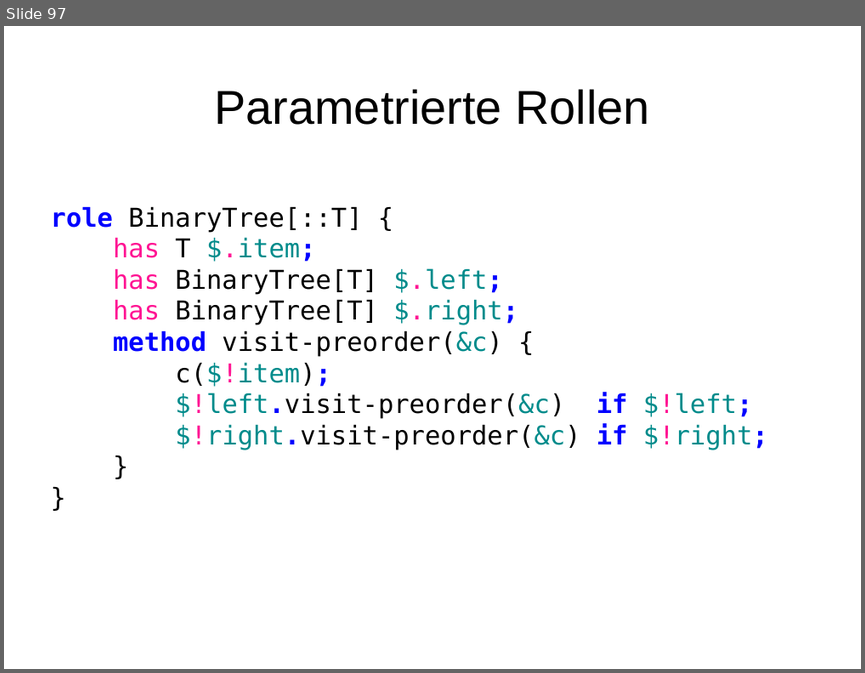
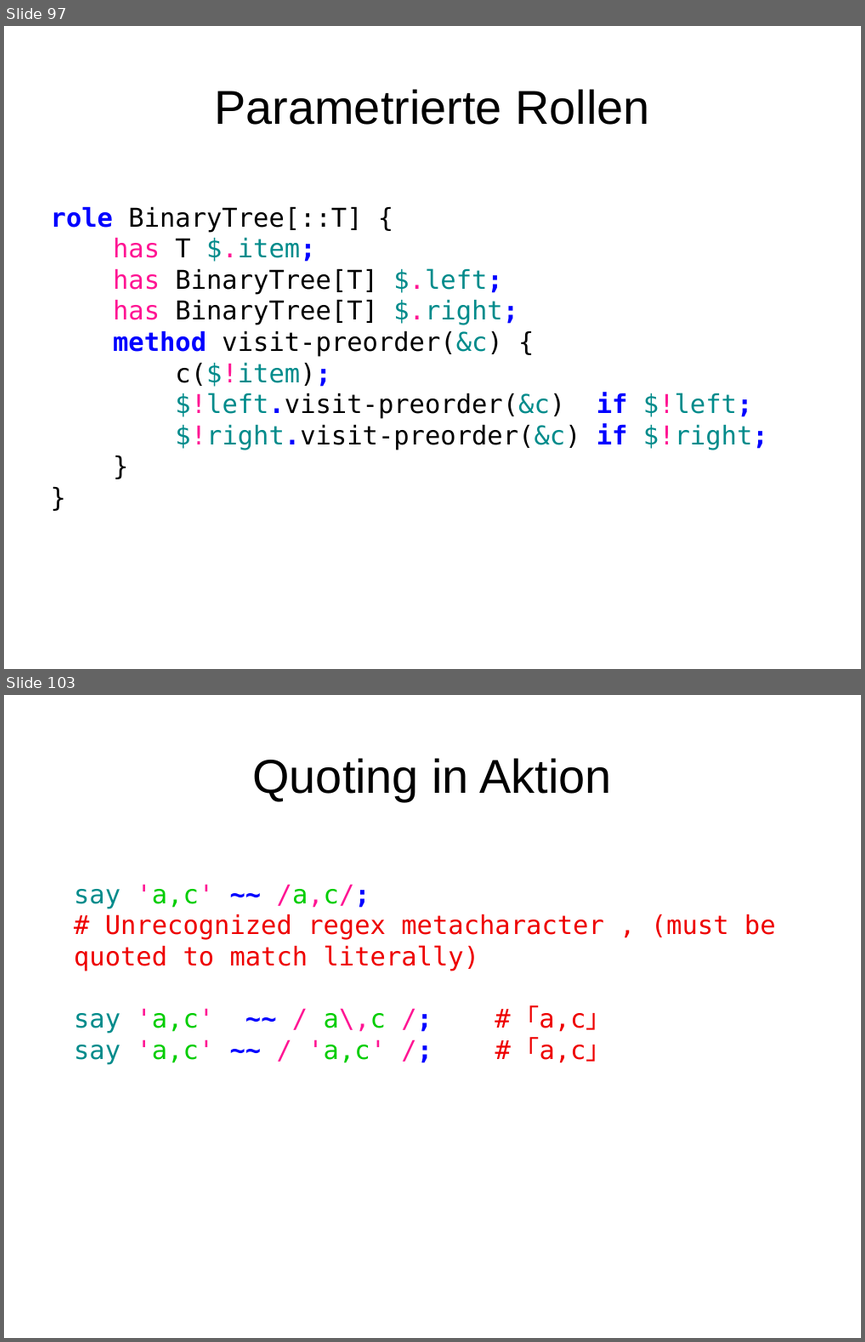
Before and after one commit to moritz/perl6-training-de, a slide deck: schulung.odp. Shown one above the other, each under a label of ours: slide 97 before the commit, slides 97 and 103 after it; the slides between them are not shown. The pictures are 865x673 and 865x1342 pixels, drawn with LibreOffice and Linux fonts; fonts in the diff are those of the drawing. Boxes give left, top, right and bottom in pixels: in the first picture for what was removed or moved away, otherwise in the second. Text is boxed around its words. In the diff, an @@ line names an element or a change of style, - is before the commit and + after.

Commit message:
Regexes, Grammars

```diff
--- a/schulung.odp
+++ b/schulung.odp
@@ slide 103 added at bbox=[4, 695, 861, 1338], background #FFFFFF @@
@@ title added at bbox=[253, 758, 611, 801], 44 pt, text #000000 @@
+Quoting in Aktion
@@ text added at bbox=[74, 884, 776, 1064], 24 pt, text #EE0000 @@
+say 'a,c' ~~ /a,c/;
+# Unrecognized regex metacharacter , (must be quoted to match literally)
+say 'a,c' ~~ / a\,c /; # ｢a,c｣
+say 'a,c' ~~ / 'a,c' /; # ｢a,c｣
```
Also in this commit, not shown: 1 slide changed, 36 other slides added, 10 other files.
